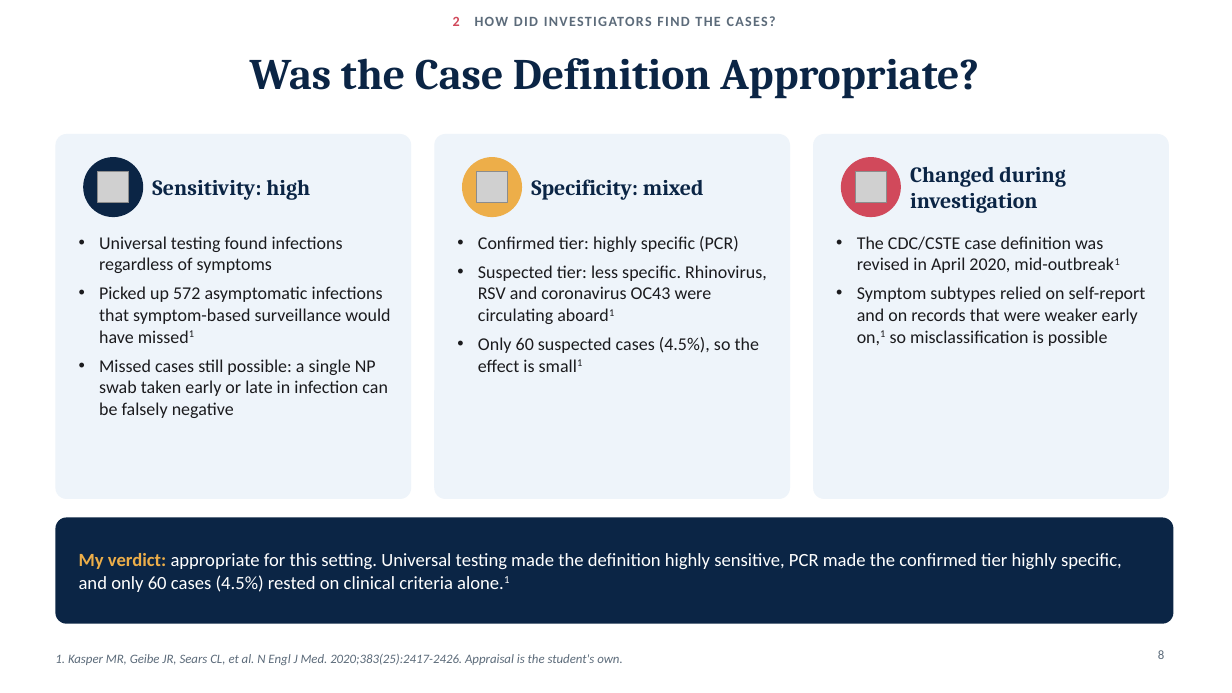
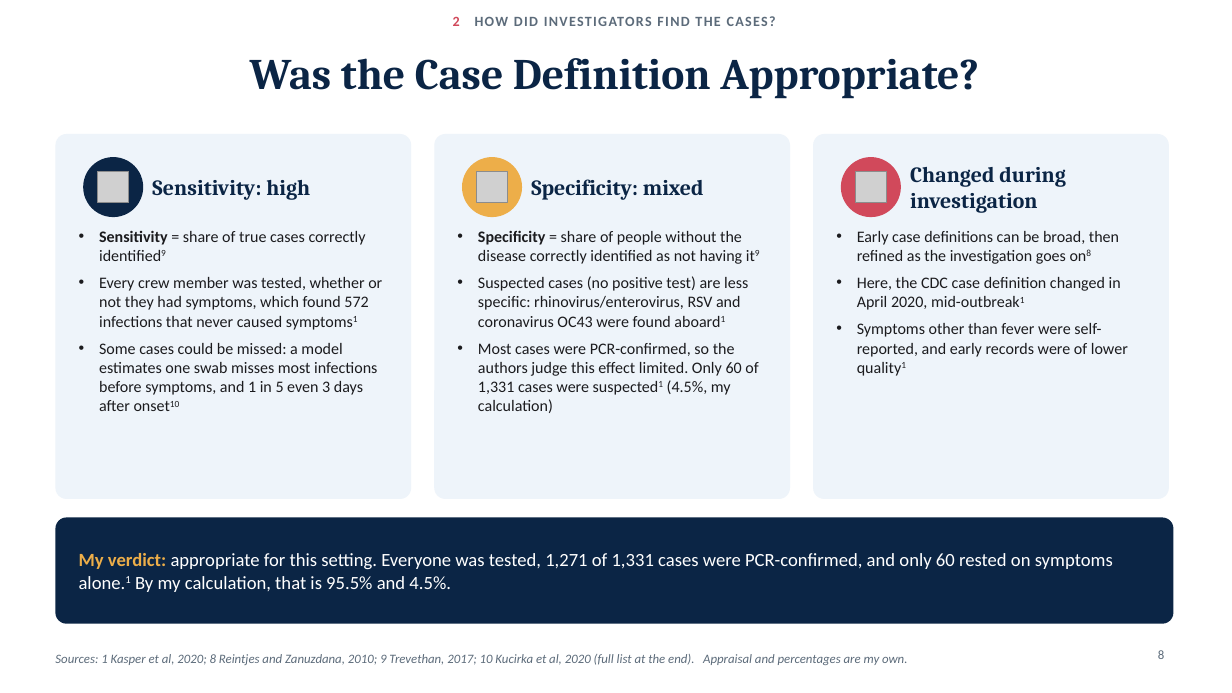
Before and after one commit to adebowa96/Research, a slide deck: slide 8 of Outbreak_of_the_Day/Covid19_Aircraft_Carrier_Outbreak.pptx. Drawn at 1232x693 pixels with LibreOffice and Linux fonts; fonts in the diff are those of the drawing; grey boxes stand for pictures. Boxes give left, top, right and bottom in pixels: in the first picture for what was removed or moved away, otherwise in the second. Text is boxed around its words. In the diff, an @@ line names an element or a change of style, - is before the commit and + after.

```diff
--- a/Outbreak_of_the_Day/Covid19_Aircraft_Carrier_Outbreak.pptx
+++ b/Outbreak_of_the_Day/Covid19_Aircraft_Carrier_Outbreak.pptx
@@ text at bbox=[99, 230, 382, 411]: text changed; size 14 to 12.5 pt @@
-• Universal testing found infections regardless of symptoms
-• Picked up 572 asymptomatic infections that symptom-based surveillance would have missed1
-• Missed cases still possible: a single NP swab taken early or late in infection can be falsely negative
+• Sensitivity = share of true cases correctly identified9
+• Every crew member was tested, whether or not they had symptoms, which found 572 infections that never caused symptoms1
+• Some cases could be missed: a model estimates one swab misses most infections before symptoms, and 1 in 5 even 3 days after onset10
@@ text at bbox=[478, 230, 758, 413]: text changed; size 14 to 12.5 pt @@
-• Confirmed tier: highly specific (PCR)
-• Suspected tier: less specific. Rhinovirus, RSV and coronavirus OC43 were circulating aboard1
-• Only 60 suspected cases (4.5%), so the effect is small1
+• Specificity = share of people without the disease correctly identified as not having it9
+• Suspected cases (no positive test) are less specific: rhinovirus/enterovirus, RSV and coronavirus OC43 were found aboard1
+• Most cases were PCR-confirmed, so the authors judge this effect limited. Only 60 of 1,331 cases were suspected1 (4.5%, my calculation)
@@ text at bbox=[857, 231, 1128, 357]: text changed; size 14 to 12.5 pt @@
-• The CDC/CSTE case definition was revised in April 2020, mid-outbreak1
-• Symptom subtypes relied on self-report and on records that were weaker early on,1 so misclassification is possible
+• Early case definitions can be broad, then refined as the investigation goes on8
+• Here, the CDC case definition changed in April 2020, mid-outbreak1
+• Symptoms other than fever were self-reported, and early records were of lower quality1
@@ text at bbox=[79, 553, 1113, 592]: text changed @@
-My verdict: appropriate for this setting. Universal testing made the definition highly sensitive, PCR made the confirmed tier highly specific, and only 60 cases (4.5%) rested on clinical criteria alone.1
+My verdict: appropriate for this setting. Everyone was tested, 1,271 of 1,331 cases were PCR-confirmed, and only 60 rested on symptoms alone.1 By my calculation, that is 95.5% and 4.5%.
@@ text at bbox=[55, 654, 907, 665]: text changed @@
-1. Kasper MR, Geibe JR, Sears CL, et al. N Engl J Med. 2020;383(25):2417-2426. Appraisal is the student's own.
+Sources: 1 Kasper et al, 2020; 8 Reintjes and Zanuzdana, 2010; 9 Trevethan, 2017; 10 Kucirka et al, 2020 (full list at the end). Appraisal and percentages are my own.
```
Also in this commit, not shown: 18 other slides changed, 3 slides added, 1 slide removed.
